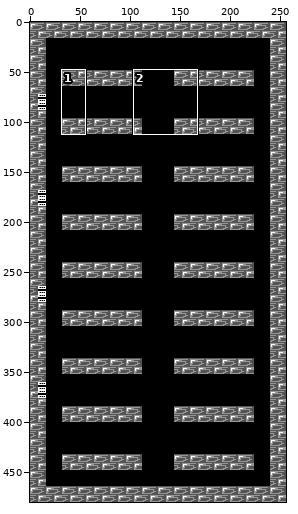
Edited in one commit: sprite sheet (resources/Background/LevelOutfacingShelves/LevelOutfacingShelves.png). Above, an overview of the earlier version with the close-up marked.
Close-up. Earlier state:
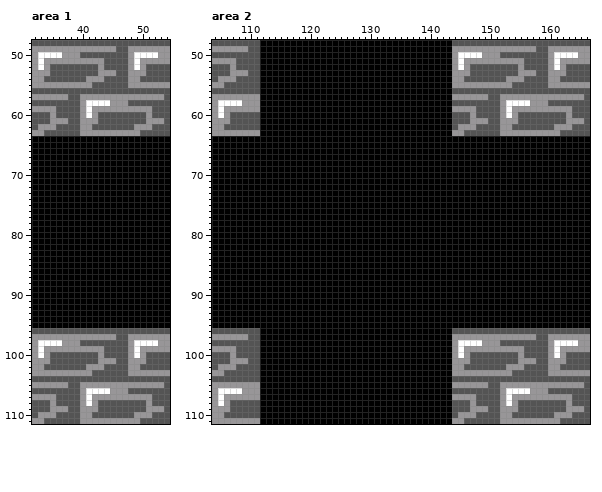
The file is 256x480 pixels. Shown: area 1: x 32..54, y 48..111; area 2: x 104..166, y 48..111. The commit also changed other parts of the picture, which this record leaves out.
Once edited:
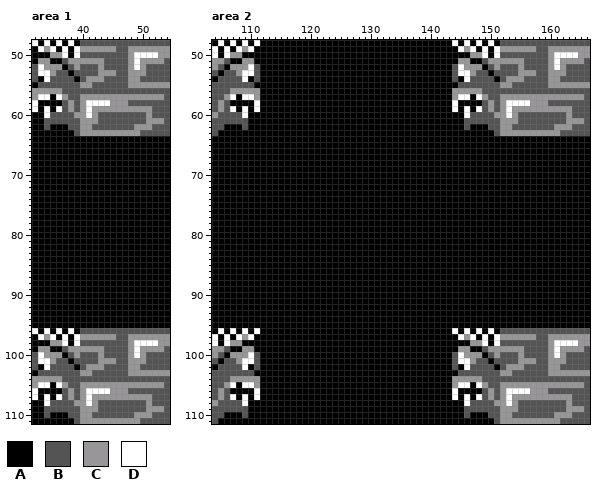
Palette (. is transparent): A #000000  B #545454  C #989698  D #ffffff
The exact change:
Area 1:
y 48: x 32..39 BBBBBBBB -> DADADADA
y 49: x 32..33 CC -> AD; x 35..39 CCCCC -> DADAD
y 50: x 32..39 CDDDDCCC -> AAACCDAD
y 51: x 32..33 CD -> AC; x 35..37 CCC -> AAB; x 54 C -> B
y 52: x 32 C -> B; x 35..37 BBB -> CCA; x 39 B -> C
y 53: x 32..35 CCCB -> BDDC; x 38 B -> A
y 54: x 32..34 CCB -> BAD; x 39 B -> A
y 55: x 32..39 CCCCCCCC -> ABBBBBBB
y 56: x 32..36 BBBBB -> CCCCC
y 57: x 33..36 CCCC -> DDAD
y 58: x 32..36 BBBBB -> DAAAA; x 38 B -> C
y 59: x 32..36 CCCCB -> DADAD; x 38 B -> C
y 60: x 32..35 BBBC -> AADB; x 39 B -> C
y 61: x 32..33 BB -> AA; x 35..37 CCC -> BBB
y 62: x 32..37 BCCCBB -> AABAAA
y 63: x 32..38 CCBBBBB -> AAAAAAA
y 96: x 32..39 BBBBBBBB -> DADADADA
y 97: x 32..33 CC -> AD; x 35..39 CCCCC -> DADAD
y 98: x 32..39 CDDDDCCC -> AAACCDAD
y 99: x 32..33 CD -> AC; x 35..37 CCC -> AAB; x 54 C -> B
y 100: x 32 C -> B; x 35..37 BBB -> CCA; x 39 B -> C
y 101: x 32..35 CCCB -> BDDC; x 38 B -> A
y 102: x 32..34 CCB -> BAD; x 39 B -> A
y 103: x 32..39 CCCCCCCC -> ABBBBBBB
y 104: x 32..36 BBBBB -> CCCCC
y 105: x 33..36 CCCC -> DDAD
y 106: x 32..36 BBBBB -> DAAAA; x 38 B -> C
y 107: x 32..36 CCCCB -> DADAD; x 38 B -> C
y 108: x 32..35 BBBC -> AADB; x 39 B -> C
y 109: x 32..33 BB -> AA; x 35..37 CCC -> BBB
y 110: x 32..37 BCCCBB -> AABAAA
y 111: x 32..38 CCBBBBB -> AAAAAAA
Area 2:
y 48: x 104..111 BBBBBBBB -> ADADADAD; x 144..151 BBBBBBBB -> DADADADA
y 49: x 104..108 CCCCC -> DADAD; x 110..111 BB -> DA; x 144..145 CC -> AD; x 147..151 CCCCC -> DADAD
y 50: x 104..111 BBBBBBBB -> DADCCAAA; x 144..151 CDDDDCCC -> AAACCDAD
y 51: x 106..111 CCBBBB -> BAACCA; x 144..145 CD -> AC; x 147..149 CCC -> AAB; x 166 C -> B
y 52: x 104 B -> C; x 106 B -> A; x 108..110 BBB -> CCD; x 144 C -> B; x 147..149 BBB -> CCA; x 151 B -> C
y 53: x 105 B -> A; x 107 C -> B; x 109..110 CB -> DD; x 144..147 CCCB -> BDDC; x 150 B -> A
y 54: x 104..107 BCCC -> ABBB; x 109..110 BB -> DA; x 144..146 CCB -> BAD; x 151 B -> A
y 55: x 104..105 CC -> BB; x 111 B -> A; x 144..151 CCCCCCCC -> ABBBBBBB
y 56: x 107..111 BBBBB -> CCCCC; x 144..148 BBBBB -> CCCCC
y 57: x 104..105 CC -> BB; x 107..110 CCCC -> DADD; x 145..148 CCCC -> DDAD
y 58: x 104..111 CDDDDCCC -> BCBAAAAD; x 144..148 BBBBB -> DAAAA; x 150 B -> C
y 59: x 104..111 CDCCCCCC -> BCBDADAD; x 144..148 CCCCB -> DADAD; x 150 B -> C
y 60: x 105..106 DC -> BB; x 109..111 BBB -> DAA; x 144..147 BBBC -> AADB; x 151 B -> C
y 61: x 104..106 CCC -> BBB; x 110..111 BB -> AA; x 144..145 BB -> AA; x 147..149 CCC -> BBB
y 62: x 104..108 CCBBB -> BBAAA; x 110..111 BB -> AA; x 144..149 BCCCBB -> AABAAA
y 63: x 104..111 CCCCCCCC -> BAAAAAAA; x 144..150 CCBBBBB -> AAAAAAA
y 96: x 104..111 BBBBBBBB -> ADADADAD; x 144..151 BBBBBBBB -> DADADADA
y 97: x 104..108 CCCCC -> DADAD; x 110..111 BB -> DA; x 144..145 CC -> AD; x 147..151 CCCCC -> DADAD
y 98: x 104..111 BBBBBBBB -> DADCCAAA; x 144..151 CDDDDCCC -> AAACCDAD
y 99: x 106..111 CCBBBB -> BAACCA; x 144..145 CD -> AC; x 147..149 CCC -> AAB; x 166 C -> B
y 100: x 104 B -> C; x 106 B -> A; x 108..110 BBB -> CCD; x 144 C -> B; x 147..149 BBB -> CCA; x 151 B -> C
y 101: x 105 B -> A; x 107 C -> B; x 109..110 CB -> DD; x 144..147 CCCB -> BDDC; x 150 B -> A
y 102: x 104..107 BCCC -> ABBB; x 109..110 BB -> DA; x 144..146 CCB -> BAD; x 151 B -> A
y 103: x 104..105 CC -> BB; x 111 B -> A; x 144..151 CCCCCCCC -> ABBBBBBB
y 104: x 107..111 BBBBB -> CCCCC; x 144..148 BBBBB -> CCCCC
y 105: x 104..105 CC -> BB; x 107..110 CCCC -> DADD; x 145..148 CCCC -> DDAD
y 106: x 104..111 CDDDDCCC -> BCBAAAAD; x 144..148 BBBBB -> DAAAA; x 150 B -> C
y 107: x 104..111 CDCCCCCC -> BCBDADAD; x 144..148 CCCCB -> DADAD; x 150 B -> C
y 108: x 105..106 DC -> BB; x 109..111 BBB -> DAA; x 144..147 BBBC -> AADB; x 151 B -> C
y 109: x 104..106 CCC -> BBB; x 110..111 BB -> AA; x 144..145 BB -> AA; x 147..149 CCC -> BBB
y 110: x 104..108 CCBBB -> BBAAA; x 110..111 BB -> AA; x 144..149 BCCCBB -> AABAAA
y 111: x 104..111 CCCCCCCC -> BAAAAAAA; x 144..150 CCBBBBB -> AAAAAAA
